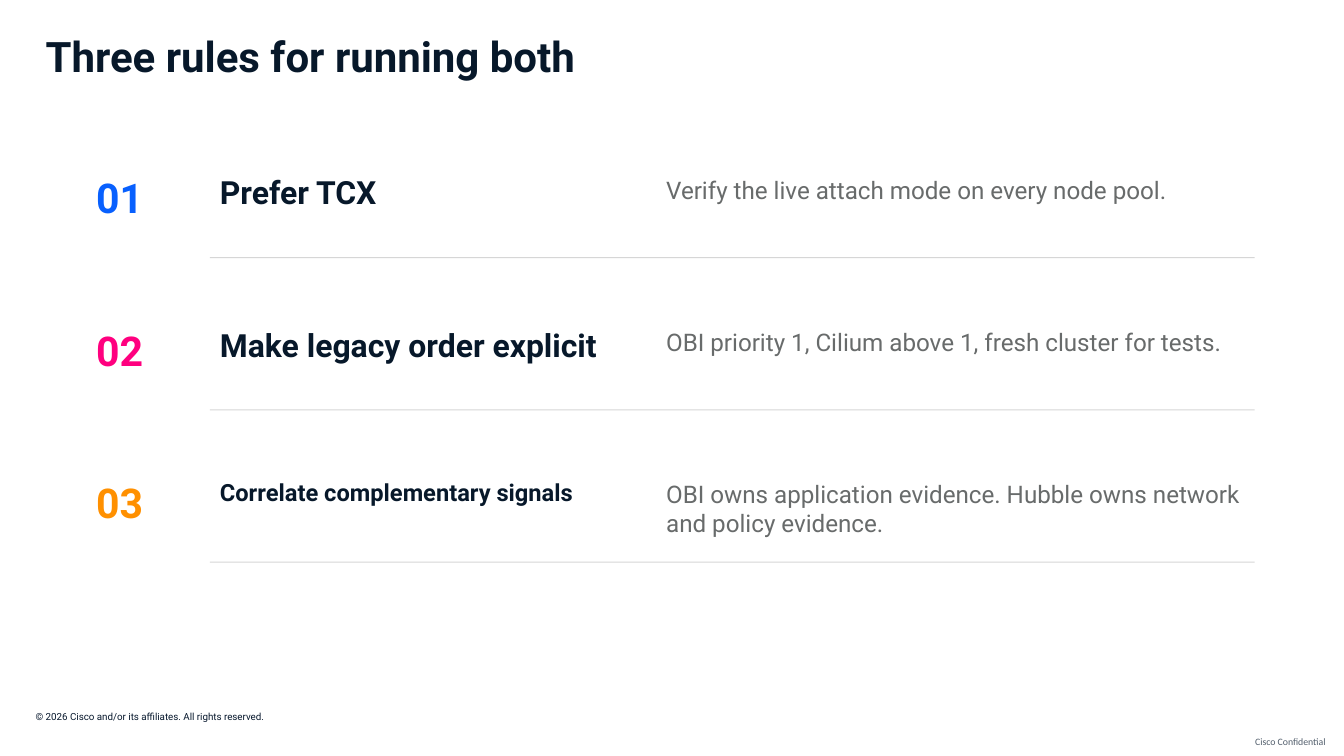
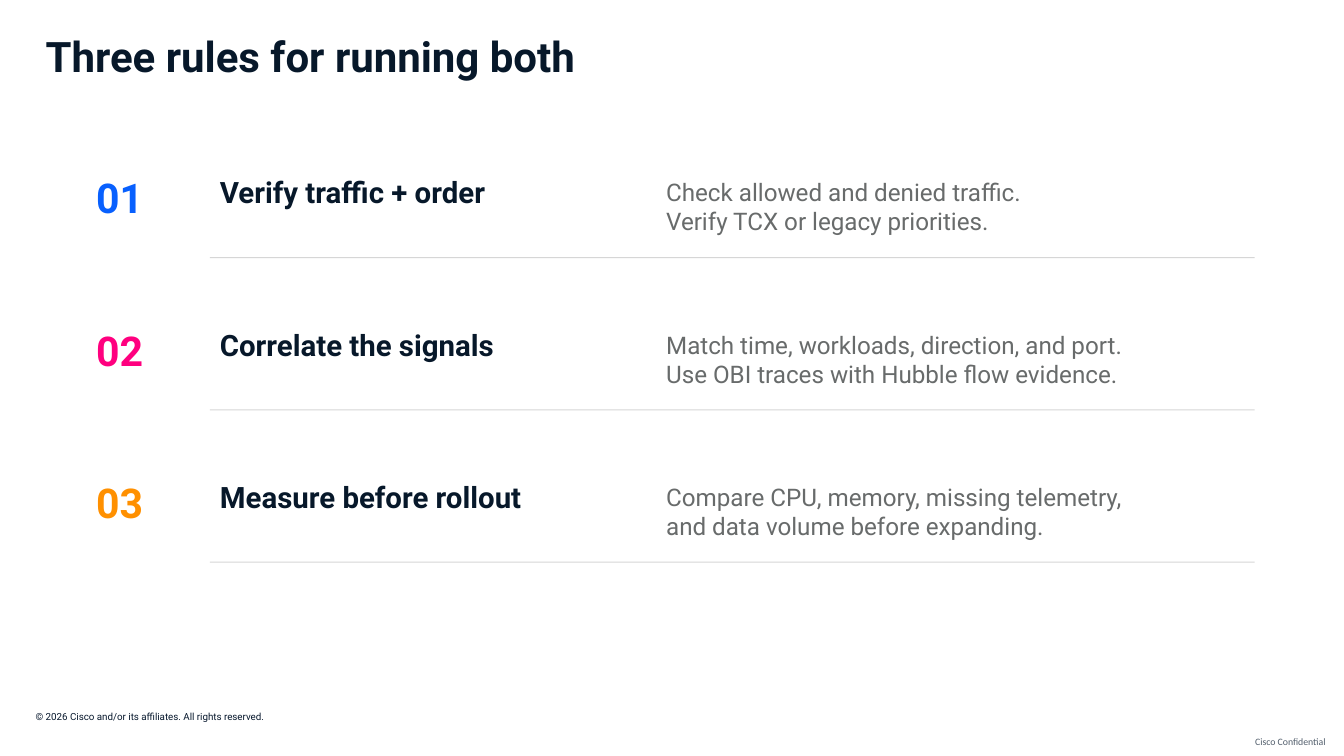
Before and after one commit to ajimenez1503/cilium-obi-demo, a slide deck: slide 29 of slides/cilium-obi-session-deck-latest.pptx. Drawn at 1344x756 pixels with LibreOffice and Linux fonts; fonts in the diff are those of the drawing; background and template pictures are left out. Boxes give left, top, right and bottom in pixels: in the first picture for what was removed or moved away, otherwise in the second. Text is boxed around its words. In the diff, an @@ line names an element or a change of style, - is before the commit and + after.

```diff
--- a/slides/cilium-obi-session-deck-latest.pptx
+++ b/slides/cilium-obi-session-deck-latest.pptx
@@ text at (220, 180, 485, 210): text changed; size 22.8 to 21 pt @@
-Prefer TCX
+Verify traffic + order
@@ text at (666, 182, 1020, 235): text changed @@
-Verify the live attach mode on every node pool.
+Check allowed and denied traffic.
+Verify TCX or legacy priorities.
@@ text at (220, 334, 494, 362): text changed; size 22.8 to 21 pt @@
-Make legacy order explicit
+Correlate the signals
@@ text at (666, 336, 1121, 383): text changed @@
-OBI priority 1, Cilium above 1, fresh cluster for tests.
+Match time, workloads, direction, and port.
+Use OBI traces with Hubble flow evidence.
@@ vertical alignment top to middle in 6 elements at (220, 180, 485, 210), (666, 182, 1020, 235), (220, 334, 494, 362), (666, 336, 1121, 383), (220, 485, 521, 509), (666, 488, 1122, 540) @@
@@ text at (220, 485, 521, 509): text changed; size 16.9 to 21 pt @@
-Correlate complementary signals
+Measure before rollout
@@ text at (666, 488, 1122, 540): text changed @@
-OBI owns application evidence. Hubble owns network and policy evidence.
+Compare CPU, memory, missing telemetry,
+and data volume before expanding.
```
Also in this commit, not shown: 4 other slides changed.
